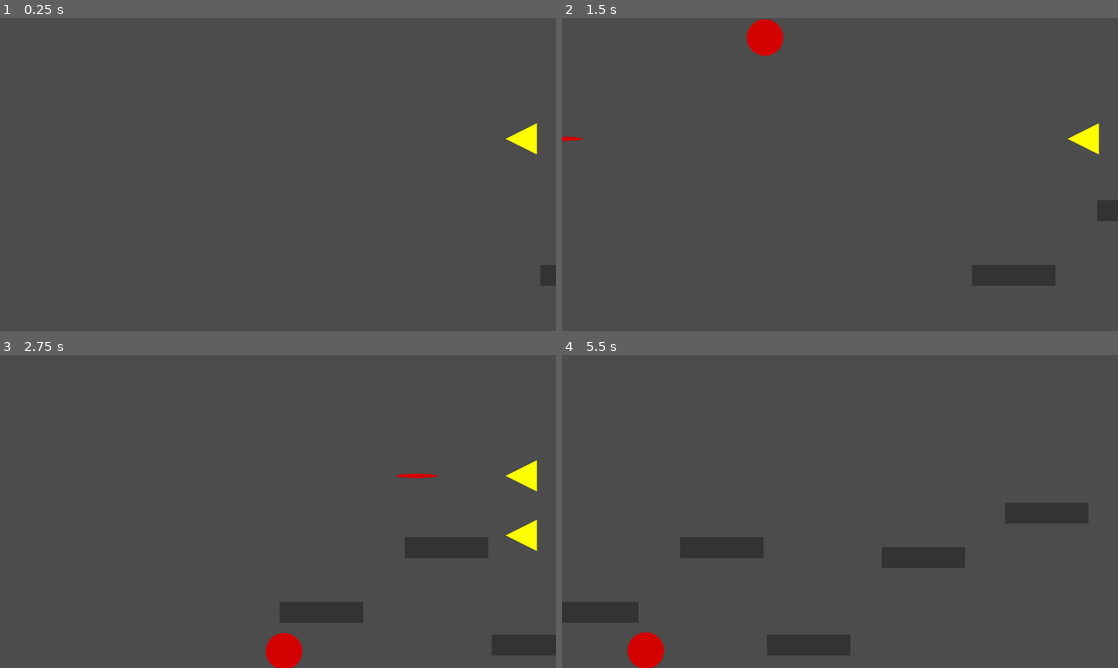
Above: before the commit, frames 1-4 (two rows, left to right).
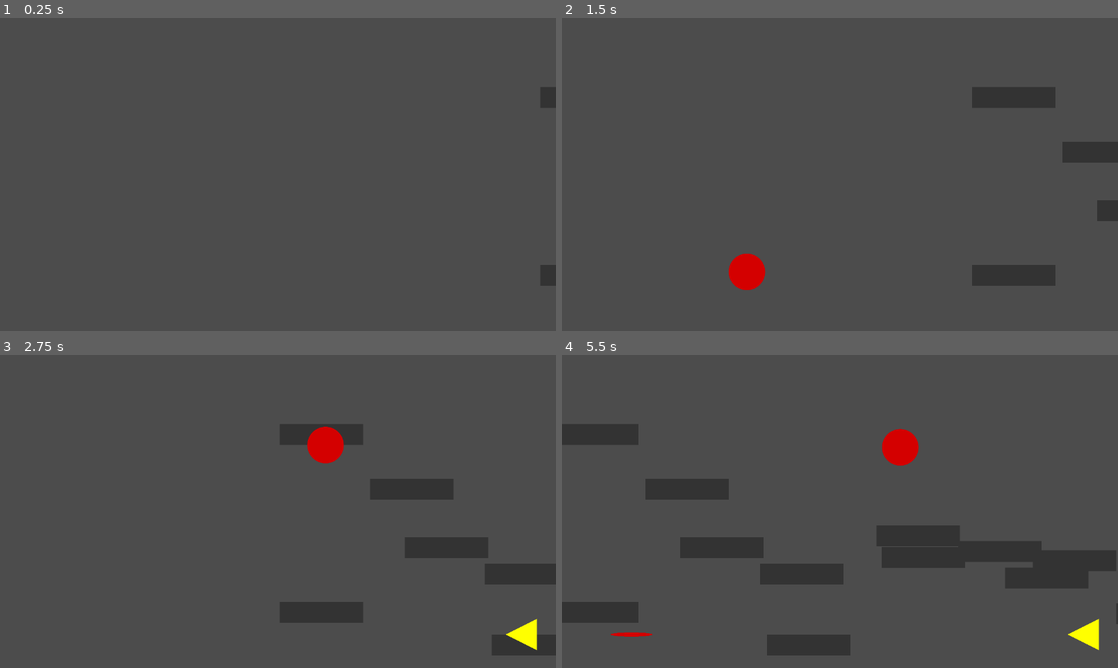
Above: after the commit, the same moments.

Repository: IonAir1/Genre-Mash-Jam
Game: Godot game, scene res://scenes/main.tscn
Same seed, same stepped clock (60 frames per second), same inputs: the game is played once before the commit and once after it.
Inputs (mouse positions are in pixels of both pictures, inside the frame that each line leads up to):
- Up to frame 1 (0.25 s): no input
- Up to frame 2 (1.5 s): move the mouse to (962, 158) at 0.52 s; hold D (right) from 0.53 s (still down); click (962, 158) at 0.6 s; tap W (jump) at 0.77 s; move the mouse to (728, 190) at 1.27 s; click (728, 190) at 1.35 s
- Up to frame 3 (2.75 s): tap W (jump) at 1.52 s; move the mouse to (333, 442) at 2.02 s; release D (right) at 2.03 s; hold A (left) from 2.03 s (still down); click (333, 442) at 2.1 s
- Up to frame 4 (5.5 s): move the mouse to (812, 574) at 2.77 s; release A (left) at 2.78 s; hold D (right) 2.78-4.28 s; click (812, 574) at 2.85 s; tap W (jump) at 3.02, 3.77, 4.52 s; move the mouse to (1006, 558) at 3.52 s; click (1006, 558) at 3.6 s; move the mouse to (673, 464) at 4.27 s; hold A (left) 4.28-5.03 s; click (673, 464) at 4.35 s; move the mouse to (867, 511) at 5.02 s; hold D (right) from 5.03 s (still down); click (867, 511) at 5.1 s

The runs differ from the first frame. In frame 1, 0.5% of the frame differs, in the area x 91-100%, y 22-44%; in frame 2, 3.1%; in frame 3, 4.7%; in frame 4, 9.1%, in the area x 0-100%, y 22-100%.

Commit message:
made platform spawn twice

Diff:
--- a/proj/Global/global.gd
+++ b/proj/Global/global.gd
@@ -2,3 +2,4 @@
 
 var speed = 4 #speed
 var shoot = 1 #shoot allowed?
+var enemy_count = 0
--- a/proj/scripts/enemy.gd
+++ b/proj/scripts/enemy.gd
@@ -19,6 +19,6 @@
 
 func _on_detect_body_entered(body):
 	yield(get_tree().create_timer(0.01), "timeout")
-	print(body.name)
 	if body.name == "paper":
+		global.enemy_count -= 1
 		queue_free()
--- a/proj/scripts/main.gd
+++ b/proj/scripts/main.gd
@@ -3,6 +3,7 @@
 var platform = preload("res://scenes/Platform.tscn")
 var enemy = preload("res://scenes/enemy.tscn")
 var platy = 680
+var platy2 = 250
 
 func platform_spawn():
 	var time
@@ -11,7 +12,7 @@
 	p.position.x = 1400
 	if platy < 250:
 		platy = platy + rand_range(0, 250)
-	elif platy > 450:
+	elif platy > 550:
 		platy = platy + rand_range(-250, 0)
 	else:
 		platy = platy + rand_range(-250, 250)
@@ -28,17 +29,44 @@
 	yield(get_tree().create_timer(time),"timeout")
 	platform_spawn()
 
+func platform_spawn2():
+	var time
+
+	var p = platform.instance()
+	p.position.x = 1400
+	if platy2 < 250:
+		platy2 = platy2 + rand_range(0, 250)
+	elif platy > 550:
+		platy2 = platy2 + rand_range(-250, 0)
+	else:
+		platy2 = platy2 + rand_range(-250, 250)
+	p.position.y = platy2
+	add_child(p)
+	if platy2 < -125:
+		time = rand_range(0.3, 0.8)
+	elif platy2 < 0:
+		time = rand_range(0.5, 1)
+	elif platy2 > 125:
+		time = rand_range(0.7, 1.2)
+	elif platy2 > 0:
+		time = rand_range(1, 1.5)
+	yield(get_tree().create_timer(time),"timeout")
+	platform_spawn2()
 
 func enemy_spawn():
+	yield(get_tree().create_timer(rand_range(2, 5)),"timeout")
 	var e = enemy.instance()
 	e.position.x = 1400
 	e.position.y = randi()%711
-	add_child(e)
-	yield(get_tree().create_timer(rand_range(2, 5)),"timeout")
+	if global.enemy_count < 3:
+		global.enemy_count += 1
+		add_child(e)
 	enemy_spawn()
 
 
 func _ready():
 	randomize()
+	global.enemy_count = 0
 	enemy_spawn()
 	platform_spawn()
+	platform_spawn2()
